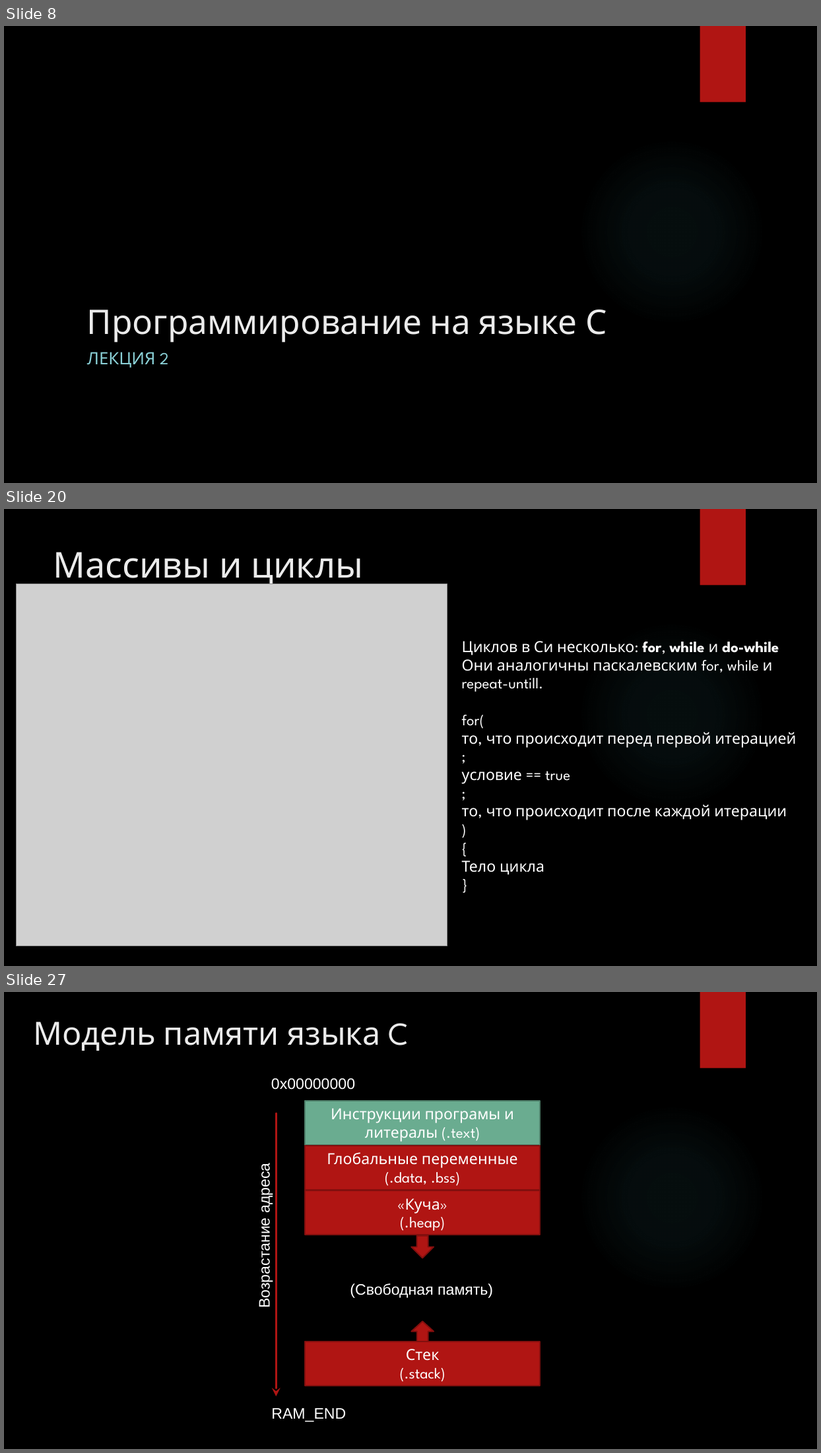
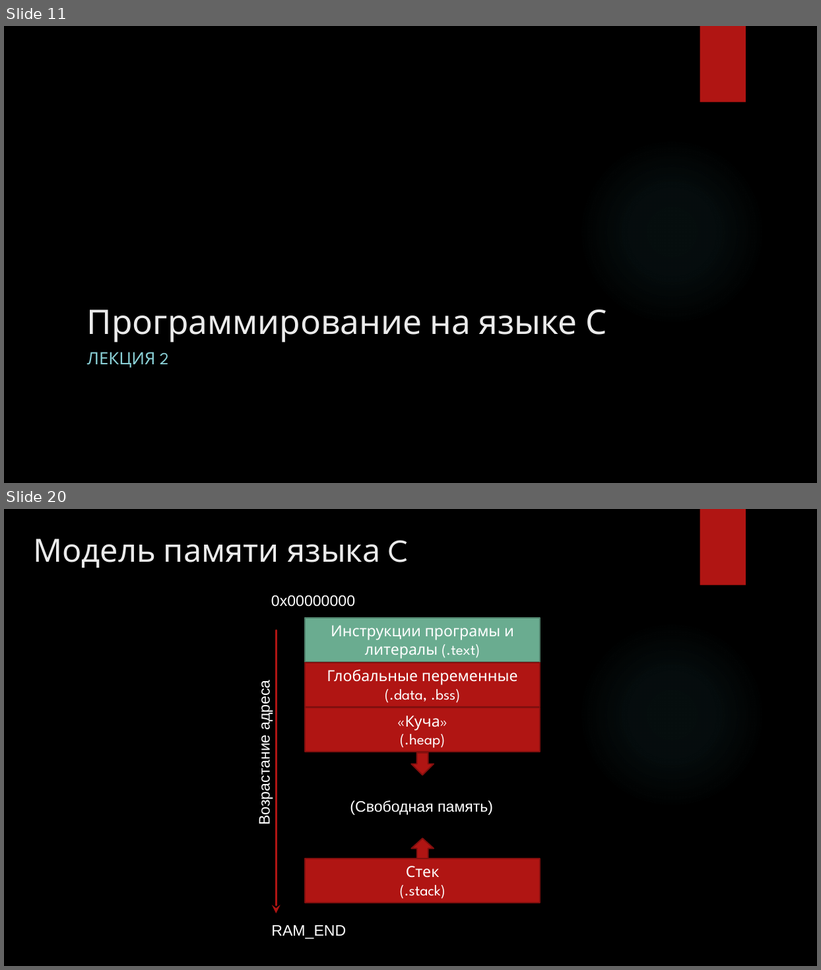
Before and after one commit to cansat-rsce/Organisation, a slide deck: лекции/Лекция2. Программирование на языке С (продолжение).pptx. Shown one above the other, each under a label of ours: slides 8, 20 and 27 before the commit, slides 11 and 20 after it; the slides between them are not shown. The pictures are 821x1453 and 821x970 pixels, drawn with LibreOffice and Linux fonts; fonts in the diff are those of the drawing; grey boxes stand for pictures; background and template pictures are left out. Boxes give left, top, right and bottom in pixels: in the first picture for what was removed or moved away, otherwise in the second. Text is boxed around its words. In the diff, an @@ line names an element or a change of style, - is before the commit and + after.

```diff
--- a/лекции/Лекция2. Программирование на языке С (продолжение).pptx
+++ b/лекции/Лекция2. Программирование на языке С (продолжение).pptx
@@ slide 20 removed at [4, 509, 817, 966], background picture (left out); not listed: 2 template elements that a slide beside it also shows @@
@@ title removed at [54, 552, 363, 587] @@
-Массивы и циклы
@@ picture removed at [16, 584, 448, 947] @@
@@ text removed at [462, 641, 796, 875] @@
-Циклов в Си несколько: for, while и do-while
-Они аналогичны паскалевским for, while и repeat-untill.
-for(
-то, что происходит перед первой итерацией
-;
-условие == true
-;
-то, что происходит после каждой итерации
-)
-{
-Тело цикла
-}
@@ what was slide 8 is now slide 11 @@
@@ what was slide 27 is now slide 20 @@
```
Also in this commit, not shown: 7 slides changed, 13 slides added, 19 other slides removed, 2 other files.
